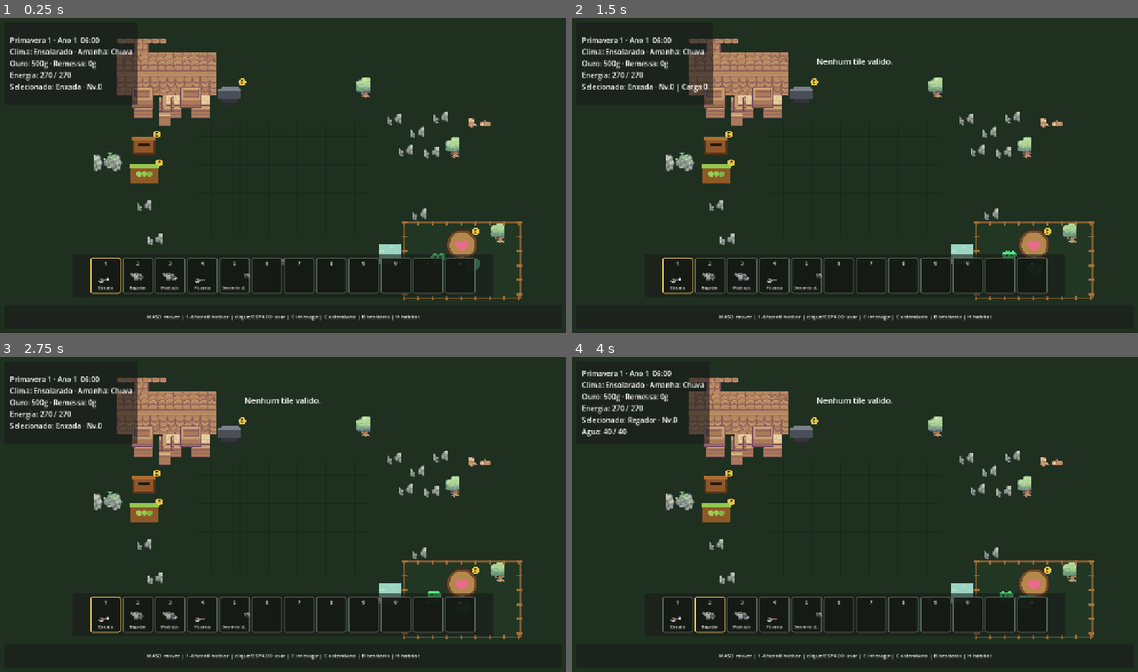
Above: before the commit, frames 1-4 (two rows, left to right).
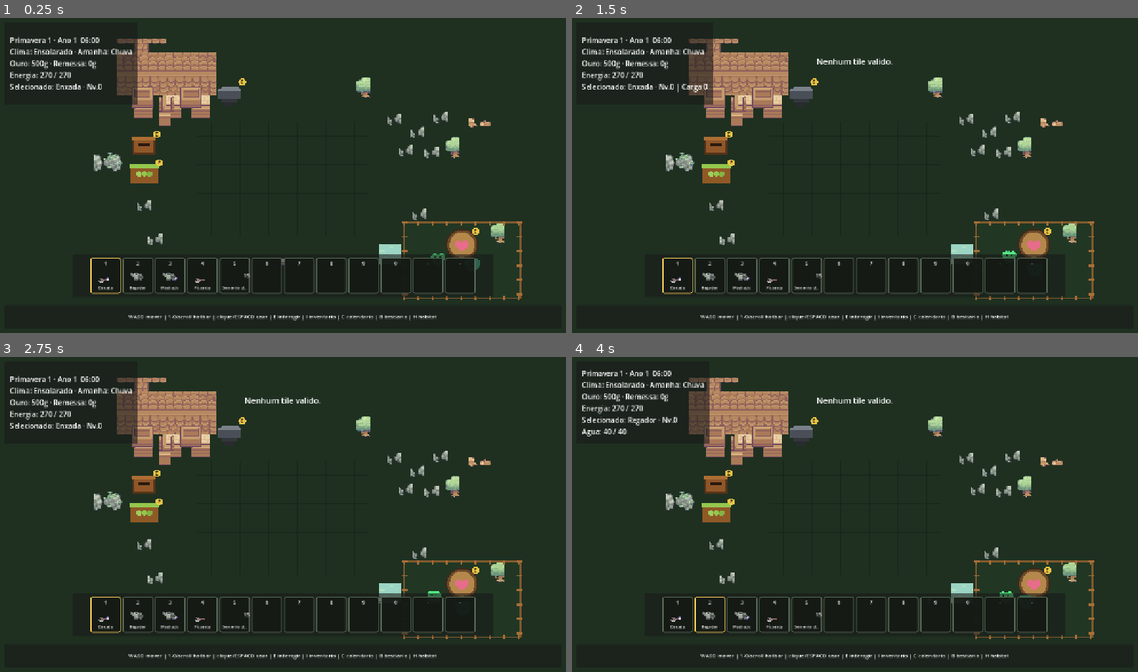
Above: after the commit, the same moments.

Repository: HelioConde/GameSlime
Game: Godot game, scene res://scenes/world/main.tscn
Two runs of this game, one before a commit and one after it. Both use one fixed random seed, a clock stepped at 60 frames per second and the inputs below.
Inputs (mouse positions are in pixels of both pictures, inside the frame that each line leads up to):
- Up to frame 1 (0.25 s): no input
- Up to frame 2 (1.5 s): tap Enter at 0.5 s; move the mouse to (979, 159) at 0.52 s; hold D 0.53-1.25 s; tap I at 0.6 s; click (979, 159) at 0.67 s; tap Space at 0.77, 1.25 s; drag from (741, 191) to (826, 238) at 1.27 s
- Up to frame 3 (2.75 s): move the mouse to (339, 445) at 2.02 s; hold D from 2.03 s (still down); tap E at 2.1 s; tap I at 2.3 s
- Up to frame 4 (4 s): release D at 2.75 s; tap Enter at 2.75 s; drag from (826, 577) to (685, 467) at 2.77 s; move the mouse to (1024, 561) at 3.52 s; hold A from 3.53 s (still down); tap 2 at 3.6 s; tap Space at 3.77 s; tap I at 3.8 s

The runs differ from the first frame. In frame 1, 0.5% of the frame differs, in the area x 22-78%, y 94-97%; in frame 2, 0.5%; in frame 3, 0.5%; in frame 4, 0.5%.
Error after the commit: Invalid assignment of property or key 'visible' with value of type 'bool' on a base object of type 'null instance'. (res://scripts/ui/game_hud.gd:48)

Commit message:
feat: add interactive inventory panel

Diff:
--- a/scripts/ui/game_hud.gd
+++ b/scripts/ui/game_hud.gd
@@ -2,6 +2,7 @@
 
 const TOOL_ATLAS: Texture2D = preload("res://assets/sprout_lands/tools/tools.png")
 const ITEM_ATLAS: Texture2D = preload("res://assets/sprout_lands/items/all_items.png")
+const INVENTORY_SLOT_WIDGET := preload("res://scripts/ui/inventory_slot_widget.gd")
 
 @onready var status_label: Label = $StatusPanel/Margin/Status
 @onready var hotbar_container: HBoxContainer = $HotbarPanel/Margin/Hotbar
@@ -18,6 +19,13 @@
 @onready var habitat_panel: PanelContainer = $HabitatPanel
 @onready var habitat_title: Label = $HabitatPanel/Margin/Content/Title
 @onready var habitat_body: Label = $HabitatPanel/Margin/Content/Body
+@onready var inventory_panel: PanelContainer = $InventoryPanel
+@onready var inventory_title: Label = $InventoryPanel/Margin/Content/Title
+@onready var inventory_summary: Label = $InventoryPanel/Margin/Content/Summary
+@onready var inventory_grid: GridContainer = $InventoryPanel/Margin/Content/Grid
+@onready var inventory_detail: Label = $InventoryPanel/Margin/Content/Detail
+@onready var inventory_organize_button: Button = $InventoryPanel/Margin/Content/Actions/OrganizeButton
+@onready var inventory_close_button: Button = $InventoryPanel/Margin/Content/Actions/CloseButton
 
 var player: PlayerController
 var _feedback_time_left: float = 0.0
@@ -26,14 +34,21 @@
 var _slot_icons: Array[TextureRect] = []
 var _slot_names: Array[Label] = []
 var _slot_amounts: Array[Label] = []
+var _inventory_built: bool = false
+var _inventory_slot_widgets: Array[InventorySlotWidget] = []
+var _pending_split_source: int = -1
 
 func _ready() -> void:
 	process_mode = Node.PROCESS_MODE_ALWAYS
 	call_deferred("_bind_player")
-	help_label.text = "WASD mover | 1-0/scroll hotbar | clique/ESPACO usar | E interagir | C calendario | B bestiario | H habitat"
+	help_label.text = "WASD mover | 1-0/scroll hotbar | clique/ESPACO usar | E interagir | I inventario | C calendario | B bestiario | H habitat"
 	calendar_panel.visible = false
 	bestiary_panel.visible = false
 	habitat_panel.visible = false
+	inventory_panel.visible = false
+
+	inventory_organize_button.pressed.connect(_on_inventory_organize_pressed)
+	inventory_close_button.pressed.connect(_close_inventory)
 
 func _unhandled_input(event: InputEvent) -> void:
 	if event is InputEventKey and event.pressed and not event.echo:
@@ -47,6 +62,9 @@
 			KEY_H:
 				_toggle_habitat()
 				get_viewport().set_input_as_handled()
+			KEY_I:
+				_toggle_inventory()
+				get_viewport().set_input_as_handled()
 
 func _process(delta: float) -> void:
 	if player == null:
@@ -69,8 +87,15 @@
 	if not player.feedback_requested.is_connected(_show_feedback):
 		player.feedback_requested.connect(_show_feedback)
 
+	if not player.inventory.inventory_changed.is_connected(_on_inventory_changed):
+		player.inventory.inventory_changed.connect(_on_inventory_changed)
+
 	if not _hotbar_built:
 		_build_hotbar()
+	if not _inventory_built:
+		_build_inventory_panel()
+
+	_refresh_inventory_panel()
 
 func _build_hotbar() -> void:
 	if player == null:
@@ -247,6 +272,7 @@
 	var next_visible := not calendar_panel.visible
 	bestiary_panel.visible = false
 	habitat_panel.visible = false
+	inventory_panel.visible = false
 	calendar_panel.visible = next_visible
 	_update_menu_pause()
 
@@ -257,6 +283,7 @@
 	var next_visible := not bestiary_panel.visible
 	calendar_panel.visible = false
 	habitat_panel.visible = false
+	inventory_panel.visible = false
 	bestiary_panel.visible = next_visible
 	_update_menu_pause()
 
@@ -267,14 +294,37 @@
 	var next_visible := not habitat_panel.visible
 	calendar_panel.visible = false
 	bestiary_panel.visible = false
+	inventory_panel.visible = false
 	habitat_panel.visible = next_visible
 	_update_menu_pause()
 
 	if habitat_panel.visible:
 		_refresh_habitat_panel()
 
+func _toggle_inventory() -> void:
+	var next_visible := not inventory_panel.visible
+	calendar_panel.visible = false
+	bestiary_panel.visible = false
+	habitat_panel.visible = false
+	inventory_panel.visible = next_visible
+	_pending_split_source = -1
+	_update_menu_pause()
+
+	if inventory_panel.visible:
+		_refresh_inventory_panel()
+
+func _close_inventory() -> void:
+	inventory_panel.visible = false
+	_pending_split_source = -1
+	_update_menu_pause()
+
 func _update_menu_pause() -> void:
-	get_tree().paused = calendar_panel.visible or bestiary_panel.visible or habitat_panel.visible
+	get_tree().paused = (
+		calendar_panel.visible
+		or bestiary_panel.visible
+		or habitat_panel.visible
+		or inventory_panel.visible
+	)
 
 func _refresh_calendar_panel() -> void:
 	calendar_title.text = "%s · Ano %d" % [
@@ -445,3 +495,167 @@
 
 	lines.append("Outras condicoes: chuva noturna, neve, sol de Verao e noite profunda.")
 	habitat_body.text = "\n".join(lines)
+
+
+func _build_inventory_panel() -> void:
+	if player == null or _inventory_built:
+		return
+
+	for child in inventory_grid.get_children():
+		child.queue_free()
+
+	_inventory_slot_widgets.clear()
+
+	for index in range(player.inventory.slots.size()):
+		var widget := INVENTORY_SLOT_WIDGET.new() as InventorySlotWidget
+		inventory_grid.add_child(widget)
+		widget.slot_selected.connect(_on_inventory_slot_selected)
+		widget.slot_drop_requested.connect(_on_inventory_slot_drop_requested)
+		widget.split_requested.connect(_on_inventory_split_requested)
+		_inventory_slot_widgets.append(widget)
+
+	_inventory_built = true
+
+func _refresh_inventory_panel() -> void:
+	if player == null or not _inventory_built:
+		return
+
+	inventory_title.text = "Inventario"
+	inventory_summary.text = "%d / %d slots usados · %dg" % [
+		player.inventory.get_used_slot_count(),
+		player.inventory.slots.size(),
+		Economy.gold,
+	]
+
+	for index in range(player.inventory.slots.size()):
+		var slot := player.inventory.get_slot(index)
+		var item: ItemDefinition = null
+		var amount := 0
+		var texture: Texture2D = null
+
+		if slot != null and not slot.is_empty():
+			item = slot.item
+			amount = slot.amount
+			texture = _get_item_icon(item)
+
+		_inventory_slot_widgets[index].configure(
+			index,
+			item,
+			amount,
+			texture,
+			index == player.inventory.selected_slot
+		)
+
+	_refresh_inventory_detail()
+
+func _refresh_inventory_detail() -> void:
+	if player == null:
+		inventory_detail.text = ""
+		return
+
+	var stack := player.inventory.get_selected_stack()
+	if stack == null or stack.is_empty():
+		inventory_detail.text = "Slot selecionado vazio."
+		return
+
+	var item := stack.item
+	var details: Array[String] = []
+	details.append("%s · x%d" % [item.display_name, stack.amount])
+	details.append("Tipo: %s" % _item_kind_name(item.kind))
+
+	if item.buy_price > 0:
+		details.append("Compra: %dg" % item.buy_price)
+	if item.sell_price > 0:
+		details.append("Venda: %dg cada · Stack: %dg" % [
+			item.sell_price,
+			item.sell_price * stack.amount,
+		])
+
+	if item.kind == ItemDefinition.ItemKind.TOOL:
+		details.append("Nivel: %d" % player.tools.get_tool_level(item.tool_type))
+	elif item.kind == ItemDefinition.ItemKind.SEED and item.crop_to_plant != null:
+		details.append("Cultivo: %s · %d dias" % [
+			item.crop_to_plant.display_name,
+			item.crop_to_plant.growth_days,
+		])
+		details.append("Estacao: %s" % item.crop_to_plant.get_season_names())
+
+	if _pending_split_source >= 0:
+		details.append("Dividir stack: clique direito em um slot vazio.")
+
+	inventory_detail.text = "\n".join(details)
+
+func _item_kind_name(kind: int) -> String:
+	match kind:
+		ItemDefinition.ItemKind.TOOL:
+			return "Ferramenta"
+		ItemDefinition.ItemKind.SEED:
+			return "Semente"
+		ItemDefinition.ItemKind.CROP:
+			return "Colheita"
+		ItemDefinition.ItemKind.MATERIAL:
+			return "Material"
+		ItemDefinition.ItemKind.FOOD:
+			return "Alimento"
+		_:
+			return "Item"
+
+func _on_inventory_slot_selected(index: int) -> void:
+	if player == null:
+		return
+
+	player.inventory.set_selected_slot(index)
+	_pending_split_source = -1
+	_refresh_inventory_panel()
+
+func _on_inventory_slot_drop_requested(from_index: int, to_index: int) -> void:
+	if player == null:
+		return
+
+	_pending_split_source = -1
+	if player.inventory.move_or_merge_stack(from_index, to_index):
+		_show_feedback("Inventario reorganizado.")
+	_refresh_inventory_panel()
+
+func _on_inventory_split_requested(index: int) -> void:
+	if player == null:
+		return
+
+	if _pending_split_source < 0:
+		var source := player.inventory.get_slot(index)
+		if source == null or source.is_empty() or source.amount <= 1 or source.item.max_stack <= 1:
+			_show_feedback("Esse stack nao pode ser dividido.")
+			return
+
+		_pending_split_source = index
+		player.inventory.set_selected_slot(index)
+		_show_feedback("Clique direito em um slot vazio para dividir o stack.")
+		_refresh_inventory_panel()
+		return
+
+	var source_index := _pending_split_source
+	_pending_split_source = -1
+
+	if source_index == index:
+		_show_feedback("Divisao cancelada.")
+		_refresh_inventory_panel()
+		return
+
+	if player.inventory.split_stack_half(source_index, index):
+		_show_feedback("Stack dividido.")
+	else:
+		_show_feedback("O destino precisa estar vazio.")
+
+	_refresh_inventory_panel()
+
+func _on_inventory_organize_pressed() -> void:
+	if player == null:
+		return
+
+	_pending_split_source = -1
+	player.inventory.organize_slots()
+	_show_feedback("Stacks organizados.")
+	_refresh_inventory_panel()
+
+func _on_inventory_changed() -> void:
+	_refresh_inventory_panel()
